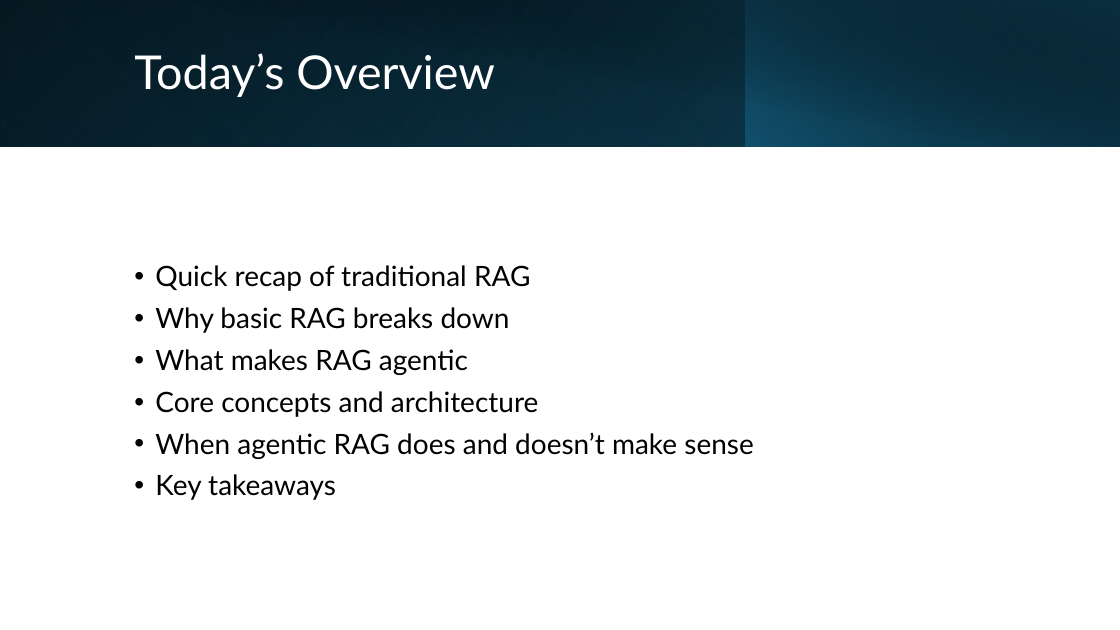
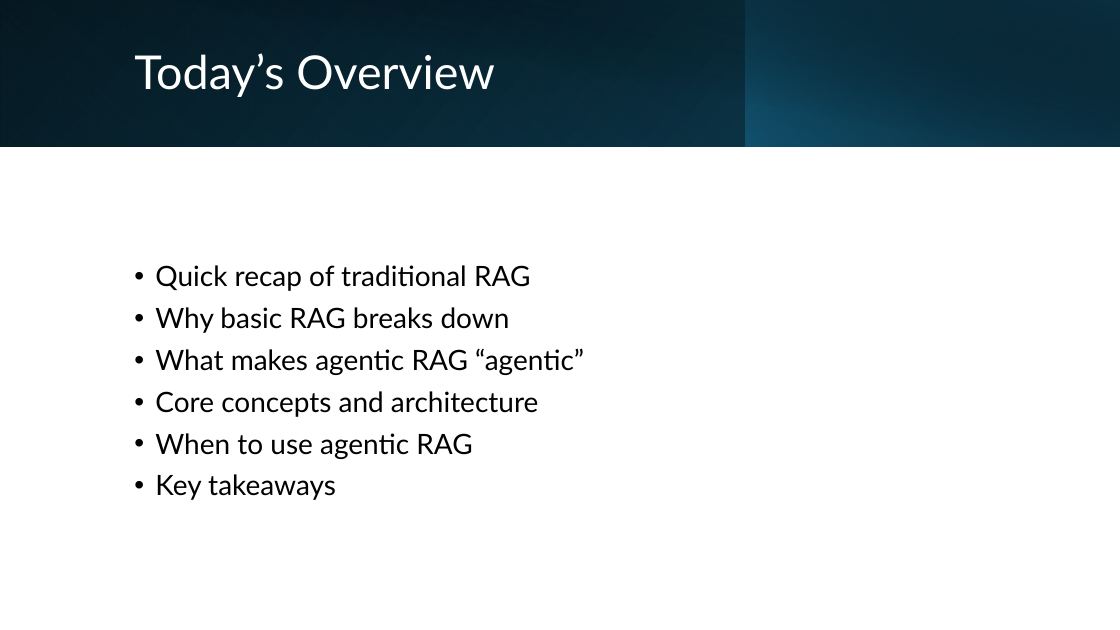
Before and after one commit to DivyaPrakash04/Support-ticket-AI-agent-framework-microsoft-dev-day-Jan2026, a slide deck: slide 2 of labs/assets/AgenticRAG.pptx. Drawn at 1120x630 pixels with LibreOffice and Linux fonts; fonts in the diff are those of the drawing. Boxes give left, top, right and bottom in pixels: in the first picture for what was removed or moved away, otherwise in the second. Text is boxed around its words. In the diff, an @@ line names an element or a change of style, - is before the commit and + after.

Commit message:
updated presentation

```diff
--- a/labs/assets/AgenticRAG.pptx
+++ b/labs/assets/AgenticRAG.pptx
@@ text at [155,348,584,375]: text changed @@
-• What makes RAG agentic
+• What makes agentic RAG “agentic”
@@ text at [155,433,472,459]: text changed @@
-• When agentic RAG does and doesn’t make sense
+• When to use agentic RAG
```
Also in this commit, not shown: 4 other slides changed, 1 other file.
